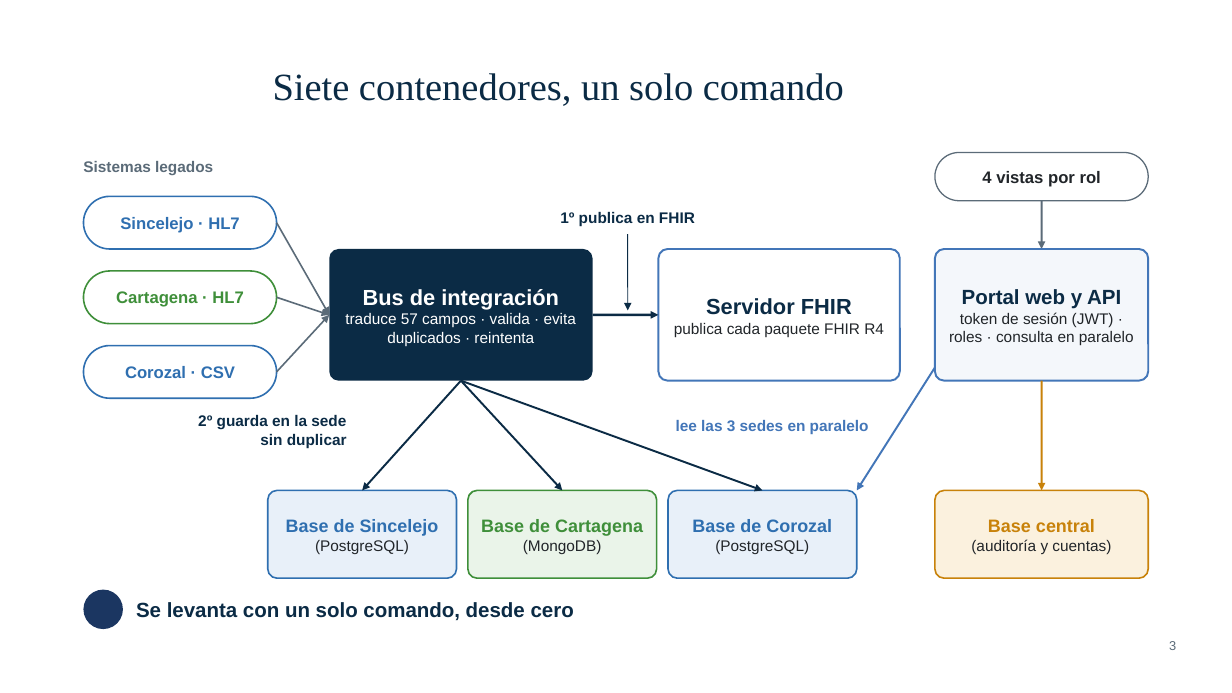
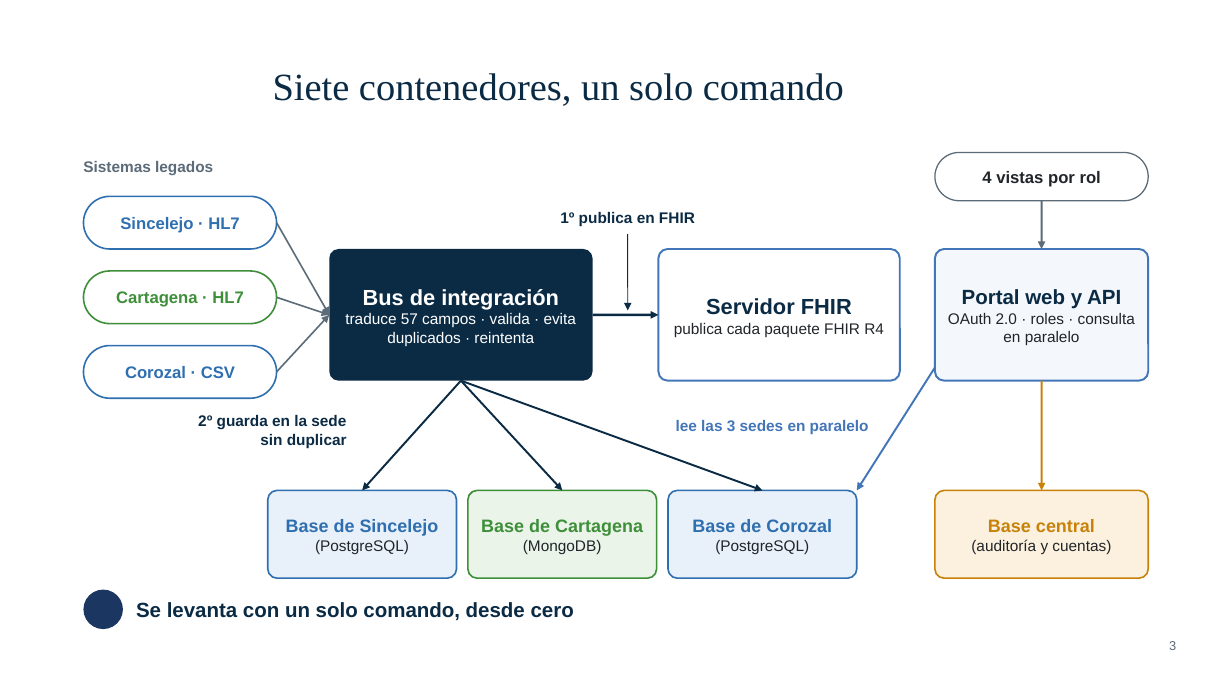
Before and after one commit to jose18000/Parcial-Final-Sistemas-Distribuidos-Plataforma-de-Interoperabilidad-en-Salud, a slide deck: slide 3 of docs/presentacion/Presentacion_Sustentacion.pptx. Drawn at 1232x693 pixels with LibreOffice and Linux fonts; fonts in the diff are those of the drawing; background and template pictures are left out. Boxes give left, top, right and bottom in pixels: in the first picture for what was removed or moved away, otherwise in the second. Text is boxed around its words. In the diff, an @@ line names an element or a change of style, - is before the commit and + after.

```diff
--- a/docs/presentacion/Presentacion_Sustentacion.pptx
+++ b/docs/presentacion/Presentacion_Sustentacion.pptx
@@ text in rounded rectangle at <box>948,313,1135,345</box>: text changed @@
-token de sesión (JWT) · roles · consulta en paralelo
+OAuth 2.0 · roles · consulta en paralelo
```
Also in this commit, not shown: 6 other slides changed, 1 slide added, 5 other files.
